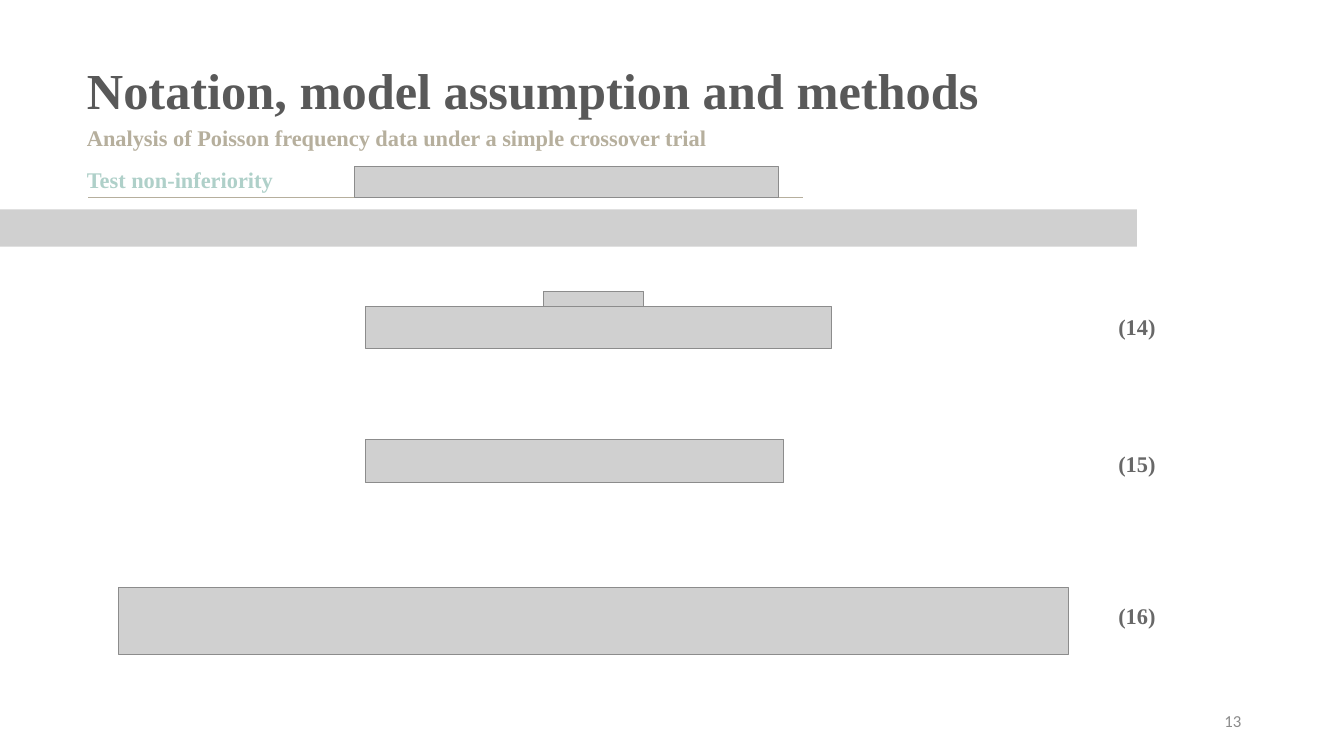
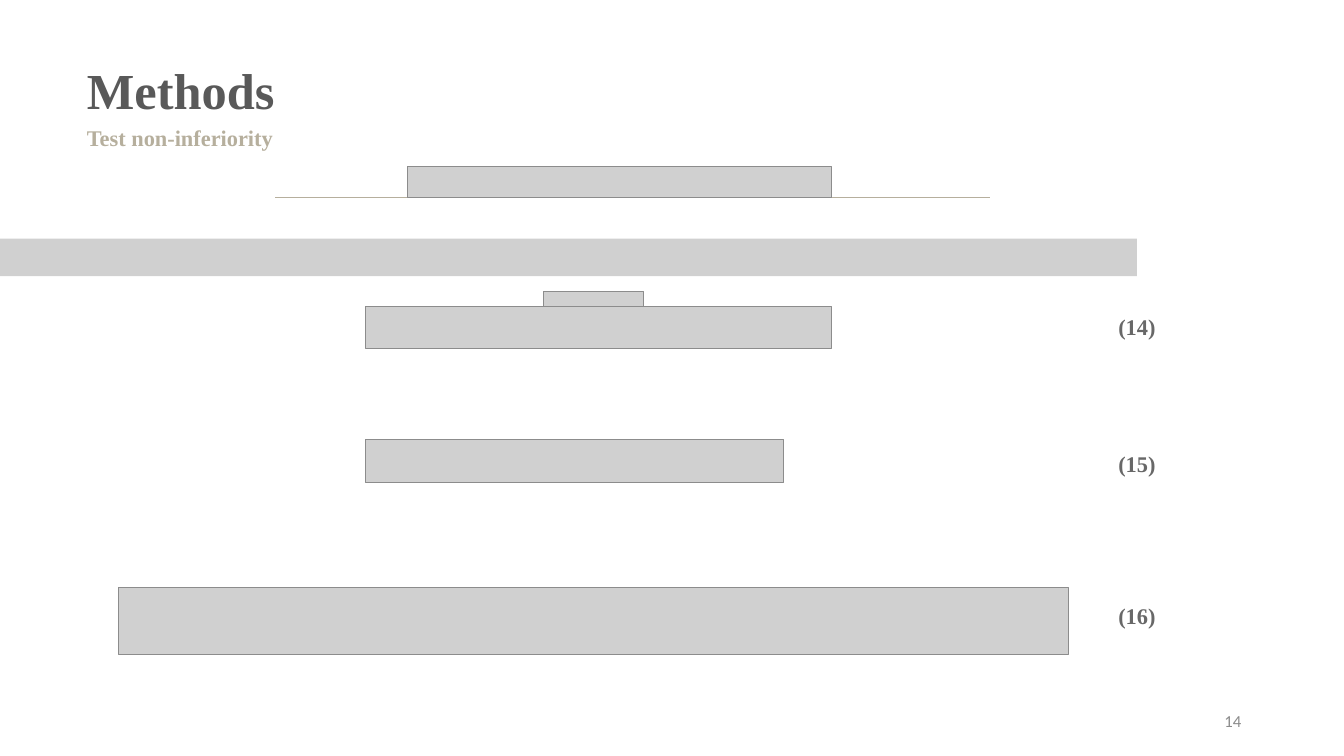
Before and after one commit to SharonLiu716/Study_CrossoverDesign, a slide deck: slide 15 of Seminar.pptx (slide 14 before the commit). Drawn at 1344x756 pixels with LibreOffice and Linux fonts; fonts in the diff are those of the drawing; grey boxes stand for pictures. Boxes give left, top, right and bottom in pixels: in the first picture for what was removed or moved away, otherwise in the second. Text is boxed around its words. In the diff, an @@ line names an element or a change of style, - is before the commit and + after.

```diff
--- a/Seminar.pptx
+++ b/Seminar.pptx
@@ text at (x1=87, y1=74, x2=274, y2=110): text changed @@
-Notation, model assumption and methods
+Methods
@@ text at (x1=87, y1=130, x2=272, y2=151): text changed @@
-Analysis of Poisson frequency data under a simple crossover trial
+Test non-inferiority
@@ text removed at (x1=87, y1=172, x2=272, y2=193) @@
-Test non-inferiority
@@ picture moved from (x1=354, y1=167, x2=778, y2=199) to (x1=407, y1=166, x2=832, y2=198) @@
@@ line moved from (89, 198) - (804, 198) to (275, 198) - (990, 198) @@
@@ picture removed at (x1=0, y1=210, x2=1137, y2=247) @@
@@ picture added at (x1=0, y1=239, x2=1137, y2=276) @@
@@ page number at (x1=1224, y1=716, x2=1241, y2=727): text changed @@
-13
+14
```
Also in this commit, not shown: 22 other slides changed, 7 slides added, 6 slides removed, 11 other files.
